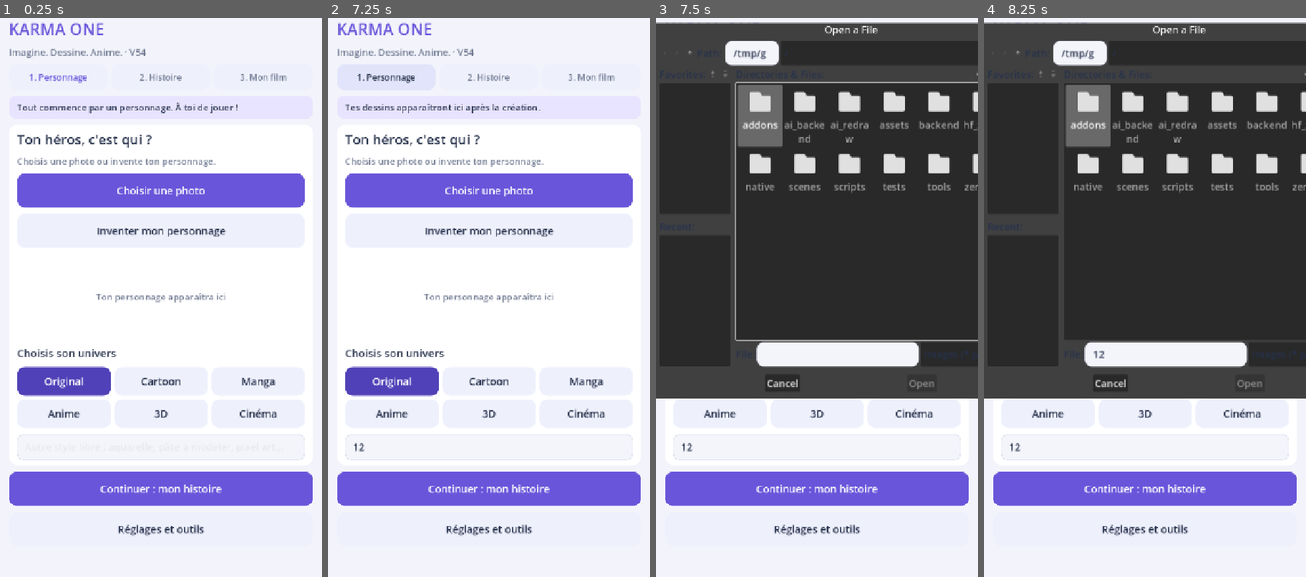
Above: before the commit, frames 1-4 (left to right).
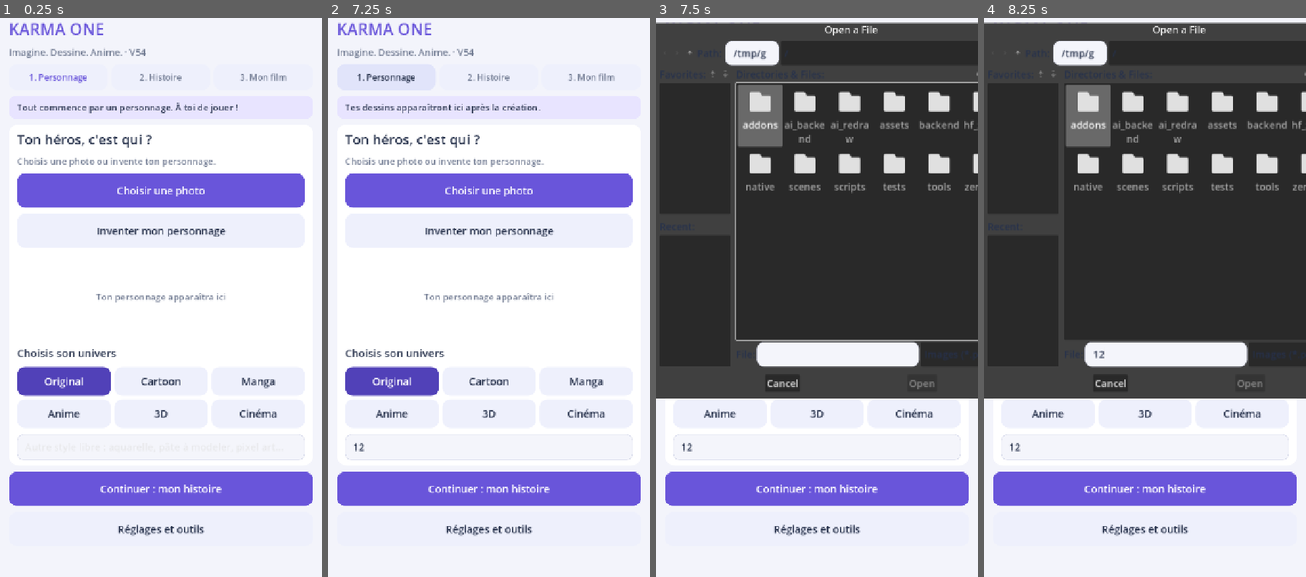
Above: after the commit, the same moments.

Repository: ericjamesempere-stack/MobileI2V-Xiaomi-
Game: Godot game, scene res://scenes/main.tscn
Two runs of this game, one before a commit and one after it. Both use one fixed random seed, a clock stepped at 60 frames per second and the inputs below.
Inputs (mouse positions are in pixels of both pictures, inside the frame that each line leads up to):
- Up to frame 1 (0.25 s): no input
- Up to frame 2 (7.25 s): click (489, 448) at 0.52 s; type "12" at 0.6 s; click "1. Personnage" at 1.25 s; click "2. Histoire" at 2 s; click (489, 230) at 2.77 s; type "Alex" at 2.85 s; click "3. Mon film" at 3.5 s; click "Agrandir et vérifier les dess…" at 4.25 s; click "Voir défiler mes dessins" at 5 s; click "Partager ma vidéo" at 5.75 s; click "1. Personnage" at 6.5 s
- Up to frame 3 (7.5 s): click "Choisir une photo" at 7.25 s
- Up to frame 4 (8.25 s): click (1167, 353) at 8.02 s; type "12" at 8.1 s

Frames 1-2 are identical in both runs. In frame 3, 0.1% of the frame differs, in the area x 49-99%, y 13-62%; in frame 4, 0.1%, in the area x 49-99%, y 13-63%.

Commit message:
V54: make storyboard regeneration subject-agnostic for universal animation

Diff:
--- a/scripts/storyboard.gd
+++ b/scripts/storyboard.gd
@@ -2311,7 +2311,7 @@
     ai_running = true
     review_caption.text = "Je refais le dessin %d…" % (index + 1)
     var previous: Image = sources[index - 1].get_image() if index > 0 else null
-    var instruction: String = "One single drawing, no panels, no text. Story: " + action_input.text + ". Redraw drawing %d of %d, story progression %d percent. Keep the original subject and requested style. Correct the pose and anatomical mistakes." % [index + 1, sources.size(), roundi(100.0 * index / maxi(1, sources.size() - 1))]
+    var instruction: String = "One single drawing, no panels, no text. Story: " + action_input.text + ". Redraw drawing %d of %d, story progression %d percent. Preserve the exact subject type, shape, materials, proportions and requested style. The subject may be a person, animal, object, vehicle, landscape or imaginary creature; do not invent human anatomy. Show the requested action or visual transformation with coherent geometry and continuity." % [index + 1, sources.size(), roundi(100.0 * index / maxi(1, sources.size() - 1))]
     var result: Dictionary = await worker.redraw(reference, instruction, _selected_drawing_style(), previous)
     worker.queue_free()
     ai_running = false
